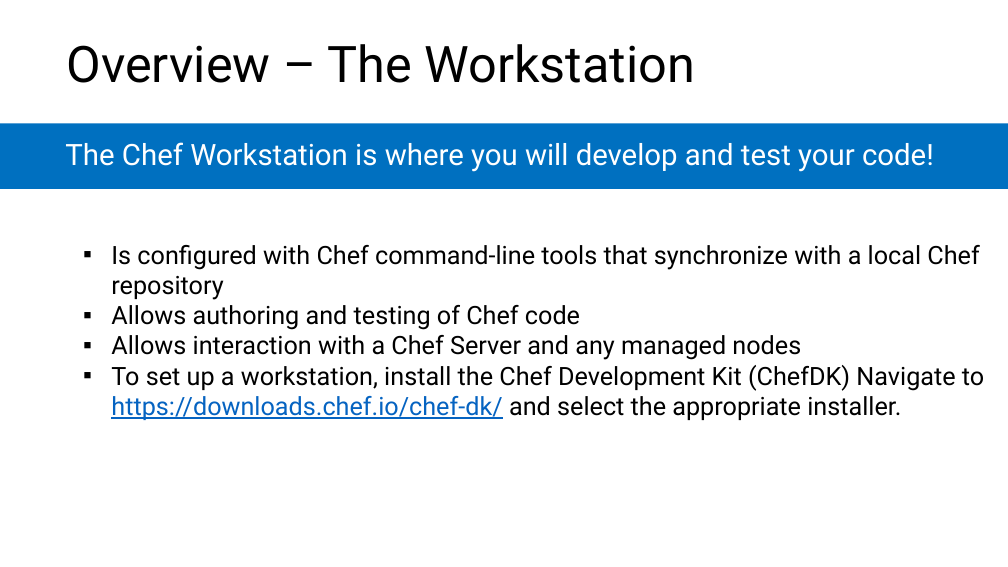
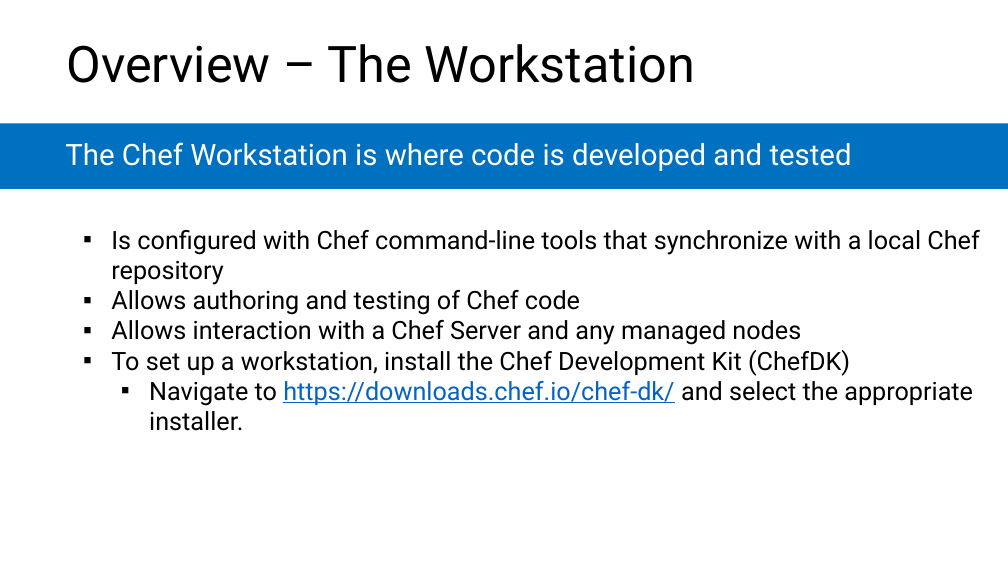
Before and after one commit to microsoft/AcademicContent, a slide deck: slide 12 of Complimentary Course Content/Module7/Lessons/Module7_Lesson3 Introduction to Chef.pptx. Drawn at 1008x567 pixels with LibreOffice and Linux fonts; fonts in the diff are those of the drawing. Boxes give left, top, right and bottom in pixels: in the first picture for what was removed or moved away, otherwise in the second. Text is boxed around its words. In the diff, an @@ line names an element or a change of style, - is before the commit and + after.

```diff
--- a/Complimentary Course Content/Module7/Lessons/Module7_Lesson3 Introduction to Chef.pptx
+++ b/Complimentary Course Content/Module7/Lessons/Module7_Lesson3 Introduction to Chef.pptx
@@ text at (65, 142, 852, 171): text changed @@
-The Chef Workstation is where you will develop and test your code!
+The Chef Workstation is where code is developed and tested
@@ text at (111, 350, 973, 431): text changed @@
-    ▪ To set up a workstation, install the Chef Development Kit (ChefDK) Navigate to https://downloads.chef.io/chef-dk/ and select the appropriate installer.
+    ▪ To set up a workstation, install the Chef Development Kit (ChefDK)
+      ▪ Navigate to https://downloads.chef.io/chef-dk/ and select the appropriate installer.
```
Also in this commit, not shown: 16 other slides changed, 5 other files.
